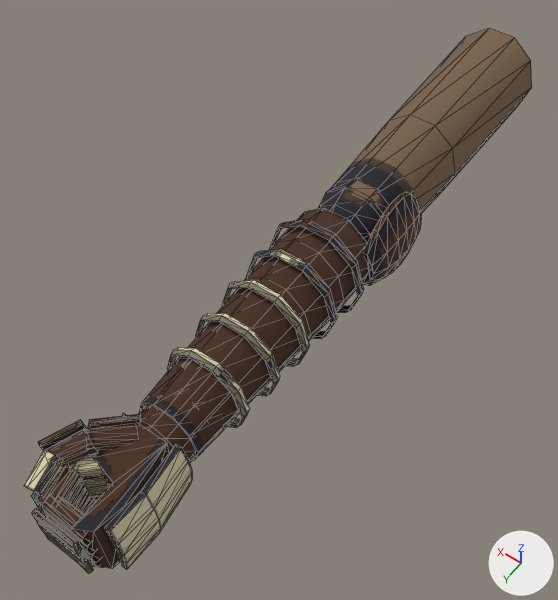
An edit to the glTF model templates/models/gauntlets/boneward/boneward_L.glb, drawn before and after from the same camera.
Both versions are drawn from a 50 mm lens placed at (-0.244, 0.17, 0.55), pointed at (0.018, -0.196, -0.026). The axes (+X, +Y, +Z) are drawn at lower right. The lights are the same throughout. The first picture is the older version. Mesh edges are drawn as thin lines. Vertices at exactly the same position are counted once.

Names of what the first picture shows: 'boneward_L mesh'.
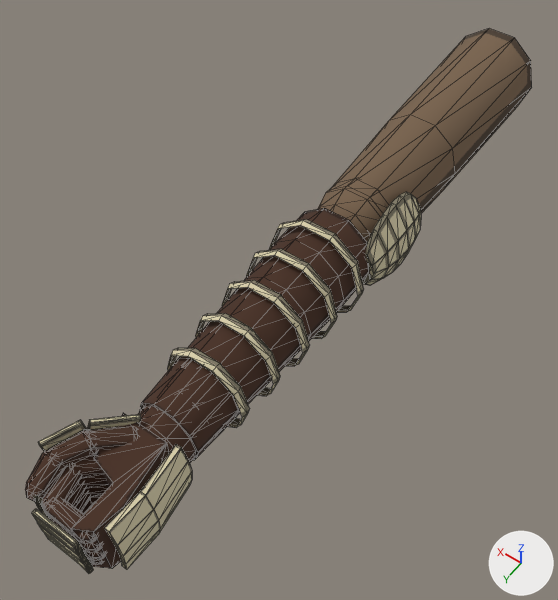
What changed in the scene script:
```text
Change me_boneward_l:
    used by ob_boneward_l_mesh; location = (0.0, 0.0, 0.0)
    remove me_boneward_l.from_pydata(...)  # 1134 vertices, 1778 faces; spans x -0.059..0.051, y -0.6..0.095, z -0.054..0.054
    add me_boneward_l.from_pydata(...)  # 1414 vertices, 2588 faces; spans x -0.059..0.051, y -0.6..0.095, z -0.054..0.054
    me_boneward_l part 1: the loose piece of 24 vertices spanning x -0.02..0.02, y 0.073..0.088, z 0.0..0.017 is rebuilt with 40 vertices and now spans x -0.024..0.02, y 0.073..0.088, z 0.0..0.017
    me_boneward_l part 2: the loose piece of 24 vertices spanning x 0.009..0.033, y 0.046..0.085, z -0.017..0.0 is rebuilt with 40 vertices and now spans x 0.01..0.032, y 0.046..0.088, z -0.017..0.0
    me_boneward_l part 3: the loose piece of 24 vertices spanning x 0.002..0.033, y 0.028..0.058, z 0.017..0.034 is rebuilt with 48 vertices and now spans x 0.002..0.032, y 0.027..0.058, z 0.017..0.034
    me_boneward_l part 4: the loose piece of 24 vertices spanning x -0.02..0.02, y 0.073..0.088, z -0.017..0.0 is rebuilt with 40 vertices and now spans x -0.024..0.02, y 0.073..0.088, z -0.017..0.0
    me_boneward_l part 5: the loose piece of 24 vertices spanning x 0.011..0.029, y 0.045..0.082, z -0.033..-0.018 is rebuilt with 40 vertices and now spans x 0.011..0.028, y 0.046..0.084, z -0.033..-0.018
    me_boneward_l part 6: the loose piece of 24 vertices spanning x 0.009..0.033, y 0.046..0.086, z 0.0..0.017 is rebuilt with 40 vertices and now spans x 0.01..0.032, y 0.046..0.088, z 0.0..0.017
    me_boneward_l part 7: the loose piece of 24 vertices spanning x 0.025..0.045, y 0.052..0.085, z 0.022..0.047 is rebuilt with 48 vertices and now spans x 0.025..0.045, y 0.05..0.089, z 0.023..0.046
    me_boneward_l part 8: the loose piece of 24 vertices spanning x 0.002..0.033, y 0.028..0.058, z -0.017..0.0 is rebuilt with 48 vertices and now spans x 0.002..0.032, y 0.028..0.058, z -0.017..0.0
    me_boneward_l part 9: the loose piece of 24 vertices spanning x 0.009..0.033, y 0.046..0.086, z 0.017..0.034 is rebuilt with 40 vertices and now spans x 0.01..0.032, y 0.046..0.088, z 0.017..0.034
    me_boneward_l part 10: the loose piece of 24 vertices spanning x 0.002..0.033, y 0.028..0.058, z 0.0..0.017 is rebuilt with 48 vertices and now spans x 0.002..0.033, y 0.027..0.058, z 0.0..0.017
    me_boneward_l part 11: the loose piece of 24 vertices spanning x -0.018..0.021, y 0.072..0.087, z -0.033..-0.018 is rebuilt with 40 vertices and now spans x -0.02..0.021, y 0.072..0.087, z -0.033..-0.018
    me_boneward_l part 12: the loose piece of 24 vertices spanning x -0.003..0.033, y 0.001..0.042, z 0.02..0.049 is rebuilt with 40 vertices and now spans x -0.002..0.031, y 0.002..0.041, z 0.021..0.048
    me_boneward_l part 13: the loose piece of 24 vertices spanning x 0.015..0.044, y 0.027..0.065, z 0.028..0.05 is rebuilt with 40 vertices and now spans x 0.016..0.043, y 0.026..0.064, z 0.028..0.05
    me_boneward_l part 14: the loose piece of 24 vertices spanning x -0.02..0.02, y 0.073..0.088, z 0.017..0.034 is rebuilt with 40 vertices and now spans x -0.024..0.02, y 0.073..0.088, z 0.017..0.034
    me_boneward_l part 15: 1191 kept faces spanning x -0.059..0.051, y -0.6..0.095, z -0.054..0.054 get new texture (UV) coordinates
    other edits to the shape of me_boneward_l do not show in these pictures
```

Where the change shows, as pixel boxes [x1, y1, x2, y2] in the pictures (558 x 600 px):
'boneward_L mesh', reshaped
    before: [24, 28, 532, 574]
    after: [25, 28, 532, 574]
part 1 of me_boneward_l, rebuilt
    before: [47, 515, 95, 555]
    after: [50, 518, 101, 553]
part 2 of me_boneward_l, rebuilt (mostly hidden)
    both: [76, 490, 90, 512]
part 3 of me_boneward_l, rebuilt
    before: [68, 454, 103, 478]
    after: [70, 454, 103, 478]
part 4 of me_boneward_l, rebuilt
    before: [83, 550, 100, 563]
    after: [83, 551, 104, 561]
part 5 of me_boneward_l, rebuilt (mostly hidden)
    before: [82, 498, 95, 514]
    after: [82, 497, 94, 514]
part 6 of me_boneward_l, rebuilt (mostly hidden)
    before: [68, 481, 86, 508]
    after: [48, 480, 86, 519]
part 7 of me_boneward_l, rebuilt (11% taller)
    before: [24, 450, 63, 496]
    after: [25, 450, 64, 501]
part 8 of me_boneward_l, rebuilt (mostly hidden)
    both: [85, 485, 108, 497]
part 9 of me_boneward_l, rebuilt
    before: [40, 467, 81, 506]
    after: [42, 466, 81, 514]
part 10 of me_boneward_l, rebuilt (mostly hidden)
    before: [80, 475, 107, 489]
    after: [80, 474, 107, 488]
part 11 of me_boneward_l, rebuilt (mostly hidden)
    before: [91, 560, 99, 567]
    after: [91, 560, 102, 565]
part 12 of me_boneward_l, rebuilt
    before: [87, 423, 139, 452]
    after: [89, 426, 138, 454]
part 13 of me_boneward_l, rebuilt (8% narrower)
    before: [46, 428, 97, 469]
    after: [48, 430, 95, 469]
part 14 of me_boneward_l, rebuilt
    before: [42, 499, 90, 546]
    after: [45, 500, 96, 544]
part 15 of me_boneward_l, surface changed
    both: [32, 28, 532, 574]
